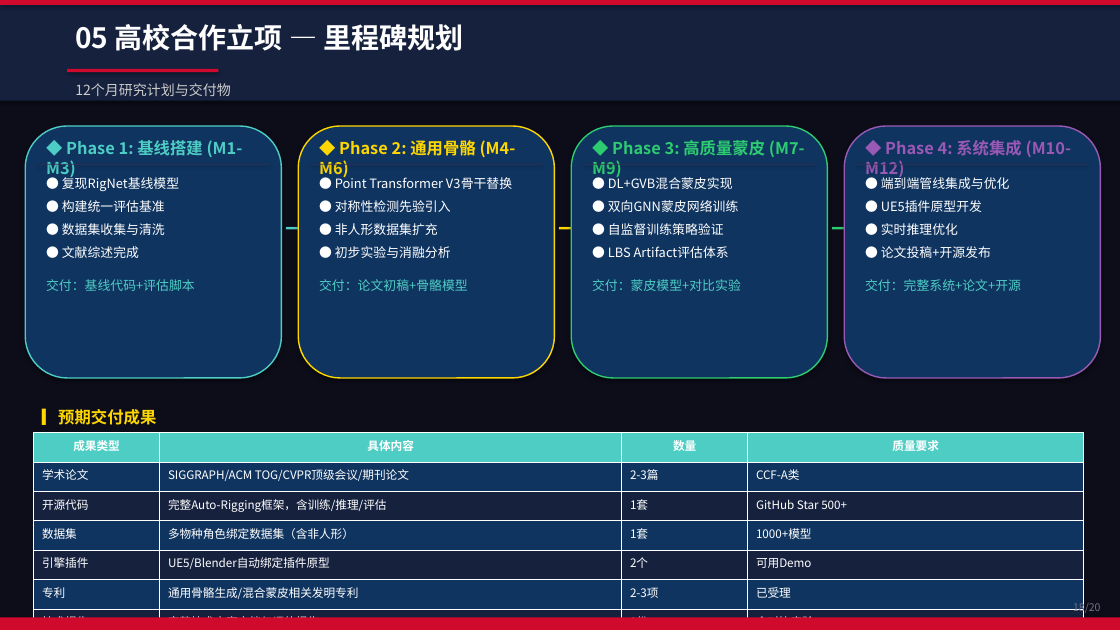
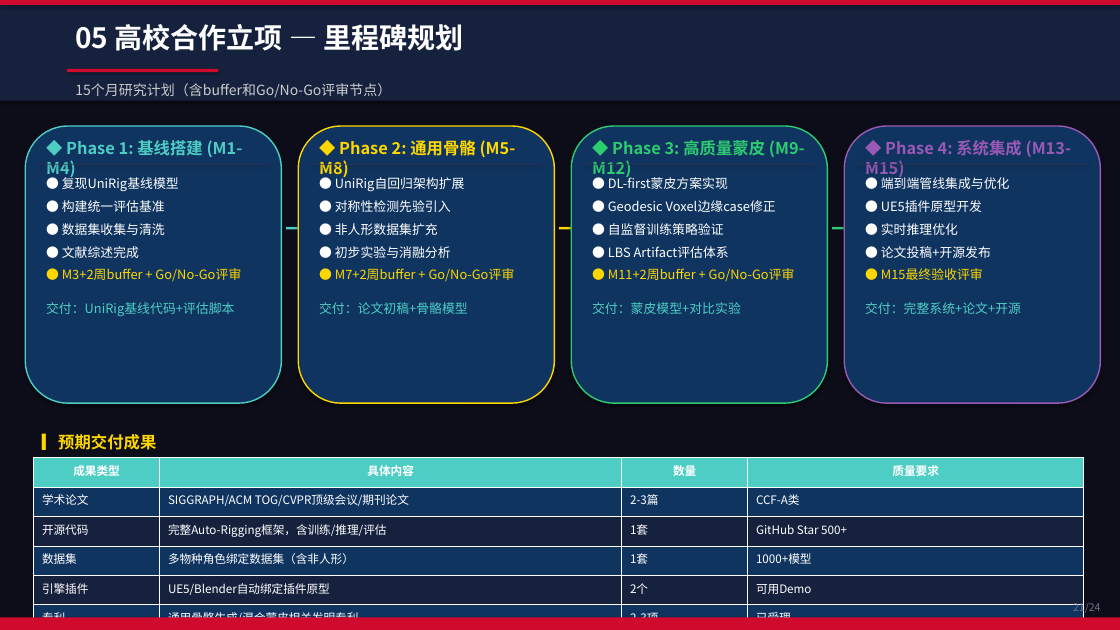
Before and after one commit to xhyha/insight, a slide deck: slide 21 of Auto-Rigging-Insight-Report.pptx (slide 18 before the commit). Drawn at 1120x630 pixels with LibreOffice and Linux fonts; fonts in the diff are those of the drawing. Boxes give left, top, right and bottom in pixels: in the first picture for what was removed or moved away, otherwise in the second. Text is boxed around its words. In the diff, an @@ line names an element or a change of style, - is before the commit and + after.

Commit message:
Auto-Rigging Insight Report v4 - comprehensive update (24 pages)
- P0: Add UniRig (SIGGRAPH 2025) as recommended baseline
- P0: Fix market data ($450B source attribution)
- P0: Fix efficiency calculation (96-480x not 48-960x)
- P0: Restructure skinning pipeline (DL-first + Geodesic Voxel correction)
- P1: Add facial rigging automation page
- P1: Add industry trends summary page
- P1: Add selection decision matrix page
- P1: Add budget detail page (¥100-170万/year)
- P1: Add IP/license/data/critical person risks
- P2: Expand Pinocchio/MetaHuman descriptions
- P2: Next steps table with owners/timeline/deliverables
- P2: Milestone 12→15 months with Go/No-Go gates
- Huawei brand visual style applied

```diff
--- a/Auto-Rigging-Insight-Report.pptx
+++ b/Auto-Rigging-Insight-Report.pptx
@@ text at box(75, 83, 391, 98): text changed @@
-12个月研究计划与交付物
+15个月研究计划（含buffer和Go/No-Go评审节点）
@@ rounded rectangle: place and size @@
-rounded rectangle at box(25, 126, 281, 378)
+rounded rectangle at box(25, 126, 281, 403)
@@ text at box(46, 140, 243, 180): text changed @@
-◆ Phase 1: 基线搭建 (M1-M3)
+◆ Phase 1: 基线搭建 (M1-M4)
@@ rounded rectangle: place and size @@
-rounded rectangle at box(298, 126, 555, 378)
+rounded rectangle at box(298, 126, 555, 403)
@@ text at box(319, 140, 516, 180): text changed @@
-◆ Phase 2: 通用骨骼 (M4-M6)
+◆ Phase 2: 通用骨骼 (M5-M8)
@@ rounded rectangle: place and size @@
-rounded rectangle at box(571, 126, 828, 378)
+rounded rectangle at box(571, 126, 828, 403)
@@ text at box(592, 140, 805, 180): text changed @@
-◆ Phase 3: 高质量蒙皮 (M7-M9)
+◆ Phase 3: 高质量蒙皮 (M9-M12)
@@ rounded rectangle: place and size @@
-rounded rectangle at box(844, 126, 1101, 378)
+rounded rectangle at box(844, 126, 1101, 403)
@@ text at box(865, 140, 1072, 180): text changed @@
-◆ Phase 4: 系统集成 (M10-M12)
+◆ Phase 4: 系统集成 (M13-M15)
@@ text at box(46, 200, 241, 316): text changed @@
-● 复现RigNet基线模型
+● 复现UniRig基线模型
@@ text at box(319, 200, 515, 314): text changed @@
-● Point Transformer V3骨干替换
+● UniRig自回归架构扩展
@@ text at box(608, 175, 728, 189): text changed @@
-● DL+GVB混合蒙皮实现
-● 双向GNN蒙皮网络训练
+● DL-first蒙皮方案实现
+● Geodesic Voxel边缘case修正
@@ text at box(46, 268, 241, 316): text changed; text colour #4ECDC4 to #FFD700 @@
-交付：基线代码+评估脚本
+● M3+2周buffer + Go/No-Go评审
+交付：UniRig基线代码+评估脚本
@@ text at box(335, 268, 515, 282): paragraph added @@
+● M7+2周buffer + Go/No-Go评审
@@ text at box(608, 268, 795, 281): paragraph added @@
+● M11+2周buffer + Go/No-Go评审
@@ text at box(881, 268, 983, 280): paragraph added @@
+● M15最终验收评审
@@ text "▎预期交付成果": place and size @@
-text "▎预期交付成果" at box(42, 408, 157, 425)
+text "▎预期交付成果" at box(42, 433, 157, 450)
@@ table: place and size @@
-table at box(34, 433, 1084, 630)
+table at box(34, 458, 1084, 630)
@@ text at box(1073, 600, 1100, 614): text changed @@
-18/20
+21/24
```
Also in this commit, not shown: 18 other slides changed, 5 slides added, 1 slide removed.
